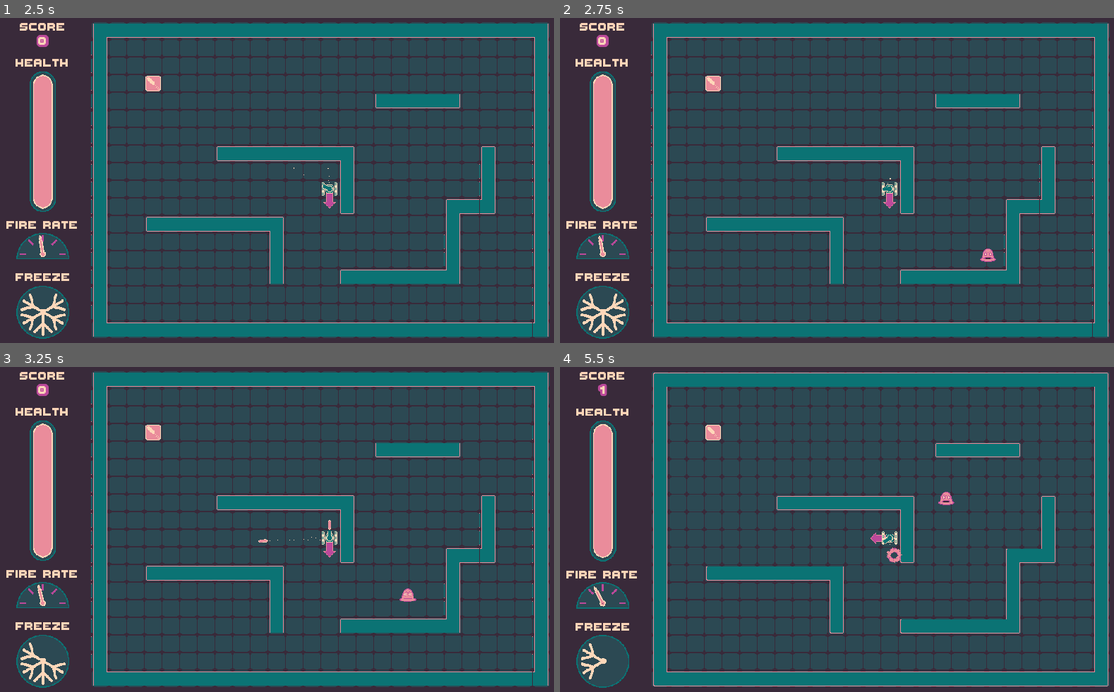
Above: before the commit, frames 1-4 (two rows, left to right).
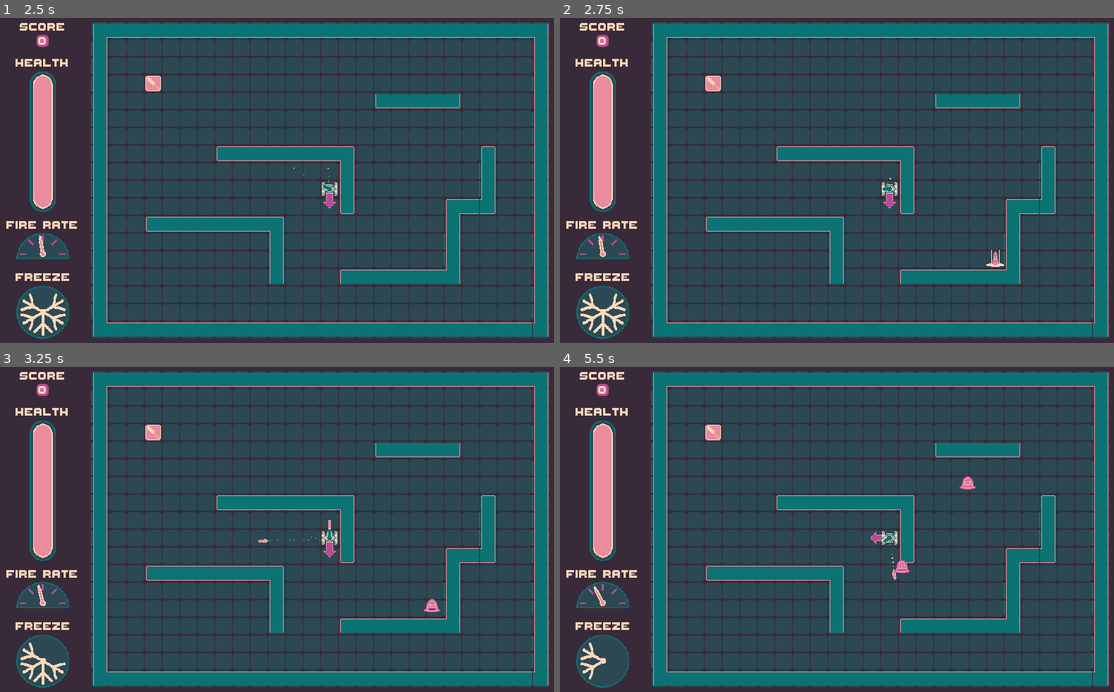
Above: after the commit, the same moments.

Repository: marc-jones/gdl-summer-jam-2021
Game: Godot game, scene res://nodes/SceneManager.tscn
Same seed, same stepped clock (60 frames per second), same inputs: the game is played once before the commit and once after it.
Inputs (mouse positions are in pixels of both pictures, inside the frame that each line leads up to):
- Up to frame 1 (2.5 s): click (188, 320) at 0.5 s; move the mouse to (398, 164) at 1.27 s; hold Right (ui_right) 1.28-2.03 s; tap Enter at 2 s; move the mouse to (166, 196) at 2.02 s; hold Down (ui_down) from 2.03 s (still down)
- Up to frame 2 (2.75 s): keep holding Down (ui_down)
- Up to frame 3 (3.25 s): move the mouse to (332, 458) at 2.77 s; release Down (ui_down) at 2.78 s; hold Right (ui_right) from 2.78 s (still down)
- Up to frame 4 (5.5 s): move the mouse to (809, 594) at 3.52 s; release Right (ui_right) at 3.53 s; hold Up (ui_up) 3.53-4.28 s; move the mouse to (1008, 578) at 4.27 s; hold Left (ui_left) from 4.28 s (still down); move the mouse to (665, 480) at 5.02 s

Frame 1 is identical in both runs. In frame 2, 0.1% of the frame differs, in the area x 75-81%, y 70-77%; in frame 3, 0.2%; in frame 4, 3.8%, in the area x 1-100%, y 1-99%.

Commit message:
Added spawn animation

Diff:
--- a/nodes/Enemy.tscn
+++ b/nodes/Enemy.tscn
@@ -1,9 +1,11 @@
-[gd_scene load_steps=7 format=2]
+[gd_scene load_steps=10 format=2]
 
 [ext_resource path="res://assets/sprites/enemy/enemy_eye_00.png" type="Texture" id=1]
 [ext_resource path="res://assets/sprites/enemy/enemy_01.png" type="Texture" id=2]
 [ext_resource path="res://assets/sprites/enemy/enemy_00.png" type="Texture" id=3]
 [ext_resource path="res://scripts/Enemy.gd" type="Script" id=4]
+[ext_resource path="res://assets/sprites/enemy/spawn_bar.png" type="Texture" id=5]
+[ext_resource path="res://assets/sprites/enemy/spawn_base.png" type="Texture" id=6]
 
 [sub_resource type="SpriteFrames" id=1]
 animations = [ {
@@ -16,21 +18,118 @@
 [sub_resource type="CircleShape2D" id=2]
 radius = 13.0384
 
+[sub_resource type="Animation" id=3]
+resource_name = "spawn"
+length = 0.6
+step = 0.01
+tracks/0/type = "value"
+tracks/0/path = NodePath("Body:scale")
+tracks/0/interp = 1
+tracks/0/loop_wrap = true
+tracks/0/imported = false
+tracks/0/enabled = true
+tracks/0/keys = {
+"times": PoolRealArray( 0, 0.1, 0.3 ),
+"transitions": PoolRealArray( 1, 1, 1 ),
+"update": 0,
+"values": [ Vector2( 0, 1 ), Vector2( 0, 1 ), Vector2( 1, 1 ) ]
+}
+tracks/1/type = "value"
+tracks/1/path = NodePath("SpawnBarLeft:scale")
+tracks/1/interp = 1
+tracks/1/loop_wrap = true
+tracks/1/imported = false
+tracks/1/enabled = true
+tracks/1/keys = {
+"times": PoolRealArray( 0, 0.1, 0.3, 0.5 ),
+"transitions": PoolRealArray( 1, 1, 1, 1 ),
+"update": 0,
+"values": [ Vector2( 1, 0 ), Vector2( 1, 1 ), Vector2( 1, 1 ), Vector2( 1, 0 ) ]
+}
+tracks/2/type = "value"
+tracks/2/path = NodePath("SpawnBarLeft:position")
+tracks/2/interp = 1
+tracks/2/loop_wrap = true
+tracks/2/imported = false
+tracks/2/enabled = true
+tracks/2/keys = {
+"times": PoolRealArray( 0, 0.1, 0.3, 0.5 ),
+"transitions": PoolRealArray( 1, 1, 1, 1 ),
+"update": 0,
+"values": [ Vector2( -1, 10 ), Vector2( -1, -3 ), Vector2( -15, -3 ), Vector2( -15, 10 ) ]
+}
+tracks/3/type = "value"
+tracks/3/path = NodePath("SpawnBarRight:scale")
+tracks/3/interp = 1
+tracks/3/loop_wrap = true
+tracks/3/imported = false
+tracks/3/enabled = true
+tracks/3/keys = {
+"times": PoolRealArray( 0, 0.1, 0.3, 0.5 ),
+"transitions": PoolRealArray( 1, 1, 1, 1 ),
+"update": 0,
+"values": [ Vector2( 1, 0 ), Vector2( 1, 1 ), Vector2( 1, 1 ), Vector2( 1, 0 ) ]
+}
+tracks/4/type = "value"
+tracks/4/path = NodePath("SpawnBarRight:position")
+tracks/4/interp = 1
+tracks/4/loop_wrap = true
+tracks/4/imported = false
+tracks/4/enabled = true
+tracks/4/keys = {
+"times": PoolRealArray( 0, 0.1, 0.3, 0.5 ),
+"transitions": PoolRealArray( 1, 1, 1, 1 ),
+"update": 0,
+"values": [ Vector2( 1, 10 ), Vector2( 1, -3 ), Vector2( 15, -3 ), Vector2( 15, 10 ) ]
+}
+tracks/5/type = "value"
+tracks/5/path = NodePath("SpawnBase:scale")
+tracks/5/interp = 1
+tracks/5/loop_wrap = true
+tracks/5/imported = false
+tracks/5/enabled = true
+tracks/5/keys = {
+"times": PoolRealArray( 0.3, 0.5, 0.6 ),
+"transitions": PoolRealArray( 1, 1, 1 ),
+"update": 0,
+"values": [ Vector2( 1, 1 ), Vector2( 1, 1 ), Vector2( 0, 0 ) ]
+}
+
 [node name="Enemy" type="KinematicBody2D"]
 script = ExtResource( 4 )
 
-[node name="AnimatedSprite" type="AnimatedSprite" parent="."]
+[node name="SpawnBase" type="Sprite" parent="."]
+texture = ExtResource( 6 )
+
+[node name="Body" type="Node2D" parent="."]
+scale = Vector2( 1e-05, 1 )
+
+[node name="AnimatedSprite" type="AnimatedSprite" parent="Body"]
 frames = SubResource( 1 )
+frame = 1
 playing = true
 
-[node name="LeftEye" type="Sprite" parent="."]
+[node name="LeftEye" type="Sprite" parent="Body"]
 position = Vector2( -4.5, -3.5 )
 texture = ExtResource( 1 )
 
-[node name="RightEye" type="Sprite" parent="."]
+[node name="RightEye" type="Sprite" parent="Body"]
 position = Vector2( 4.5, -3.5 )
 texture = ExtResource( 1 )
 
 [node name="CollisionShape2D" type="CollisionShape2D" parent="."]
 position = Vector2( 0, -1 )
 shape = SubResource( 2 )
+
+[node name="SpawnBarLeft" type="Sprite" parent="."]
+position = Vector2( -1, 10 )
+scale = Vector2( 1, 1e-05 )
+texture = ExtResource( 5 )
+
+[node name="SpawnBarRight" type="Sprite" parent="."]
+position = Vector2( 1, 10 )
+scale = Vector2( 1, 1e-05 )
+texture = ExtResource( 5 )
+
+[node name="AnimationPlayer" type="AnimationPlayer" parent="."]
+anims/spawn = SubResource( 3 )
--- a/scripts/Enemy.gd
+++ b/scripts/Enemy.gd
@@ -13,13 +13,16 @@
 
 func _ready():
 	add_to_group("enemies")
+	$AnimationPlayer.play("spawn")
 
 func init(player_ref, nav_ref):
 	player = player_ref
 	nav = nav_ref
 
 func _physics_process(_delta):
-	if is_instance_valid(player) and not player.is_queued_for_deletion():
+	if (is_instance_valid(player) and
+		not player.is_queued_for_deletion() and
+		not $AnimationPlayer.is_playing()):
 		var path = nav.get_simple_path(
 			nav.get_closest_point(nav.to_local(get_global_position())),
 			nav.to_local(player.get_global_position())
Binary file added: assets/sprites/enemy/spawn_bar.png
Not shown, added: assets/sprites/enemy/spawn_bar.png.import
Binary file added: assets/sprites/enemy/spawn_base.png
Not shown, added: assets/sprites/enemy/spawn_base.png.import
